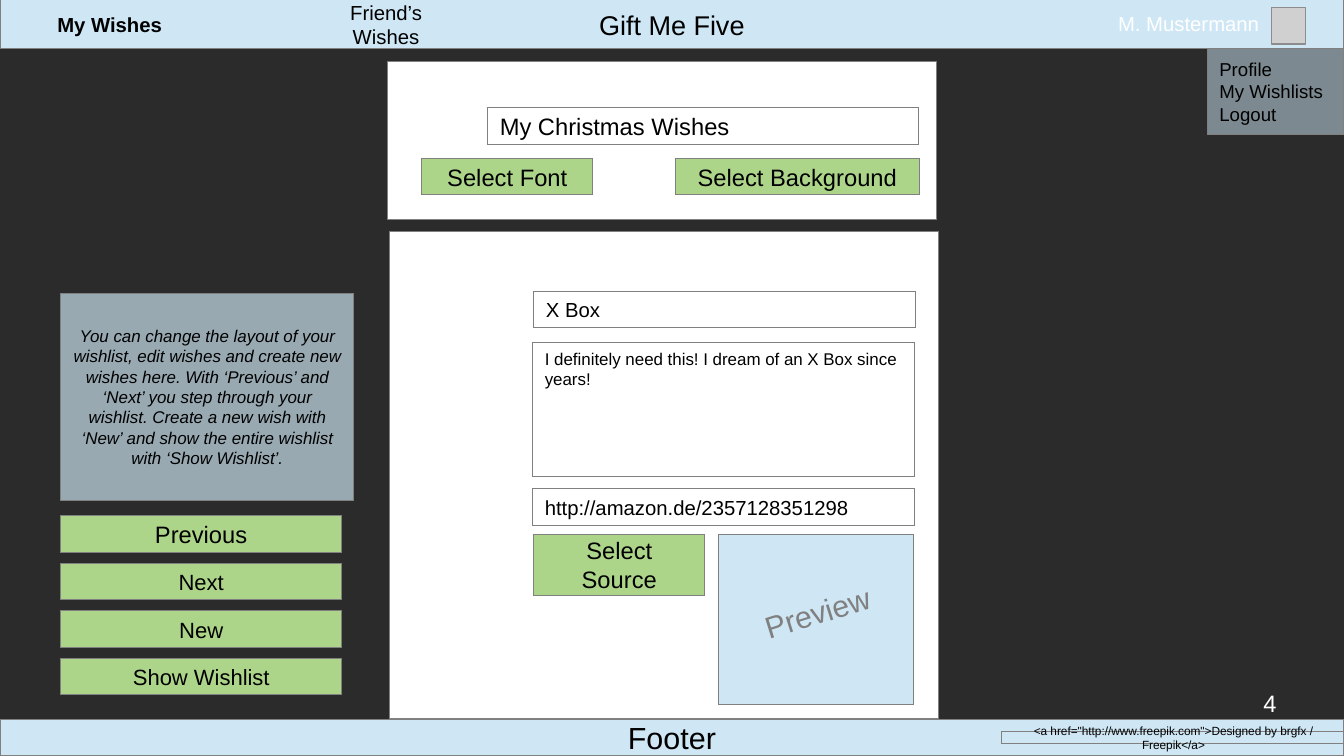
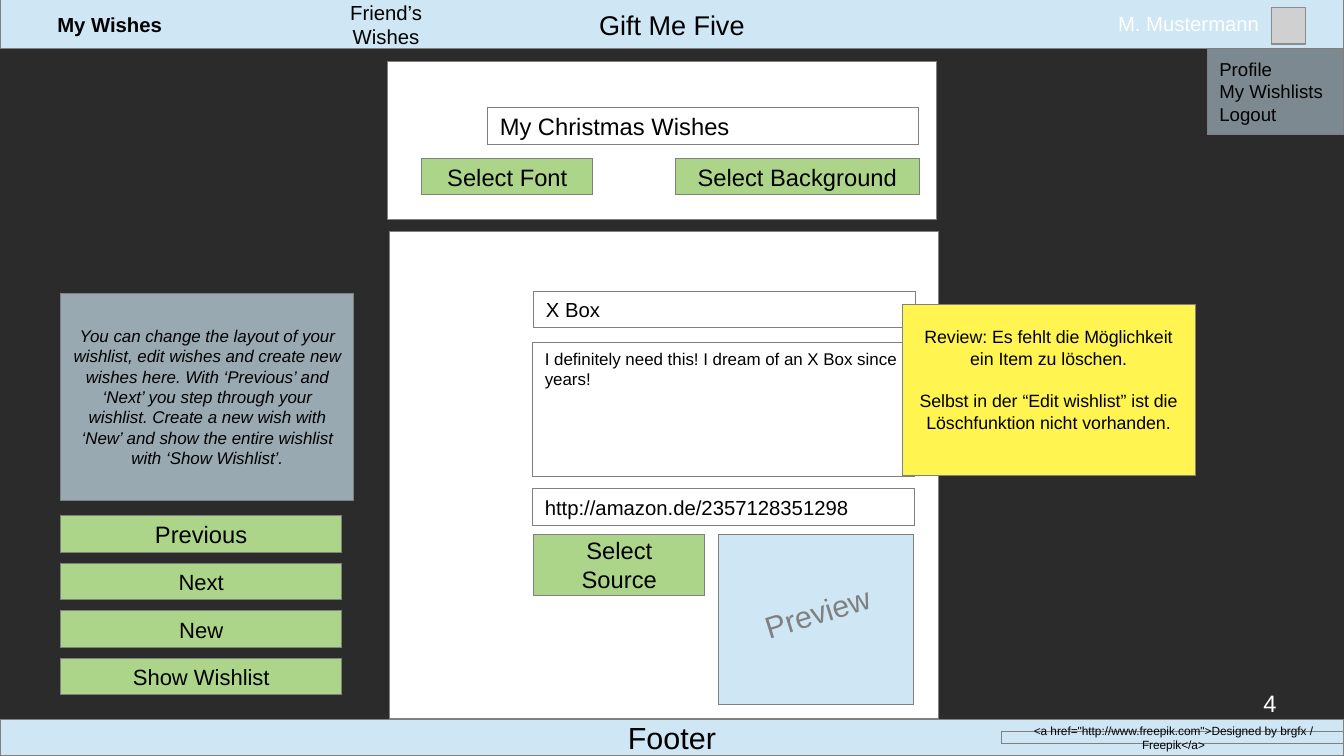
Before and after one commit to WCS-Java-Training-Bonn-2019/gift-me-five, a slide deck: slide 4 of files/mock_up.odp. Drawn at 1344x756 pixels with LibreOffice and Linux fonts; fonts in the diff are those of the drawing; grey boxes stand for pictures; background and template pictures are left out; a plain dark background stands for a picture behind light text. Boxes give left, top, right and bottom in pixels: in the first picture for what was removed or moved away, otherwise in the second. Text is boxed around its words. In the diff, an @@ line names an element or a change of style, - is before the commit and + after.

Commit message:
reviewMockUp

```diff
--- a/files/mock_up.odp
+++ b/files/mock_up.odp
@@ rectangle added at (903, 305, 1195, 476), fill #FFF450, outline #808080 0 pt, 10.5 pt, text #000000 @@
+Review: Es fehlt die Möglichkeit ein Item zu löschen.
+Selbst in der “Edit wishlist” ist die Löschfunktion nicht vorhanden.
```
Also in this commit, not shown: 3 other slides changed.
